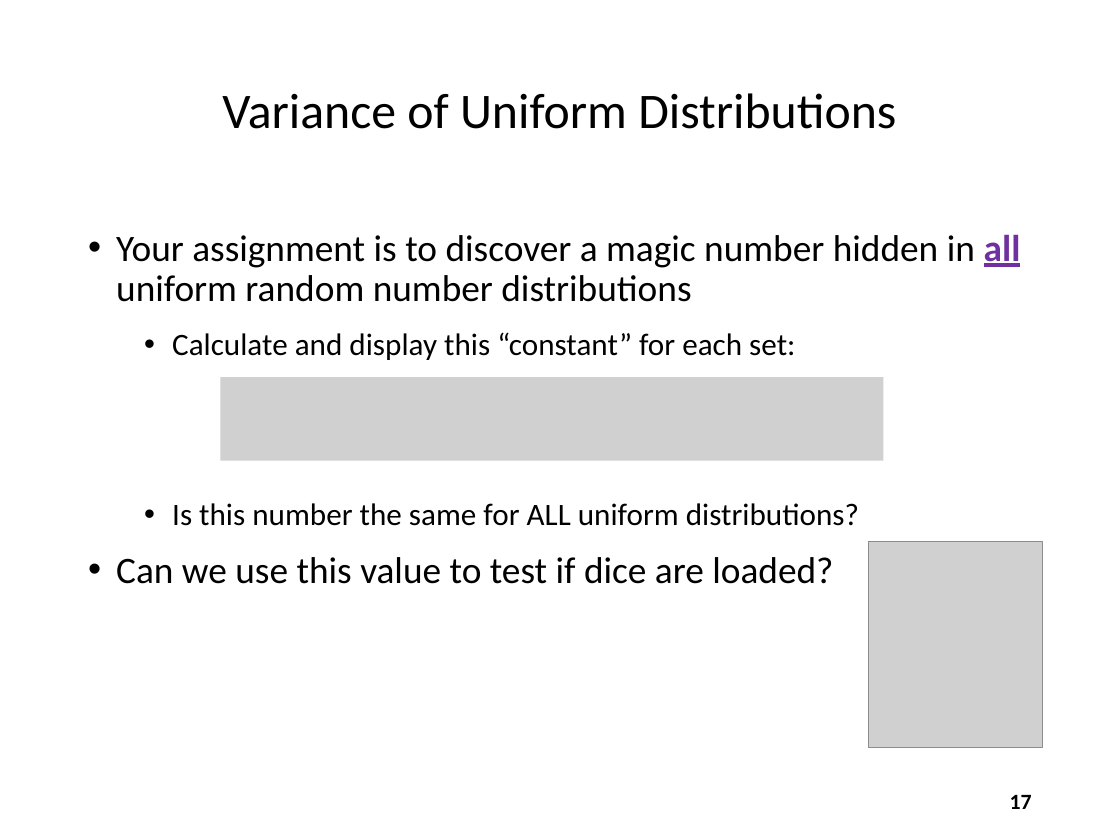
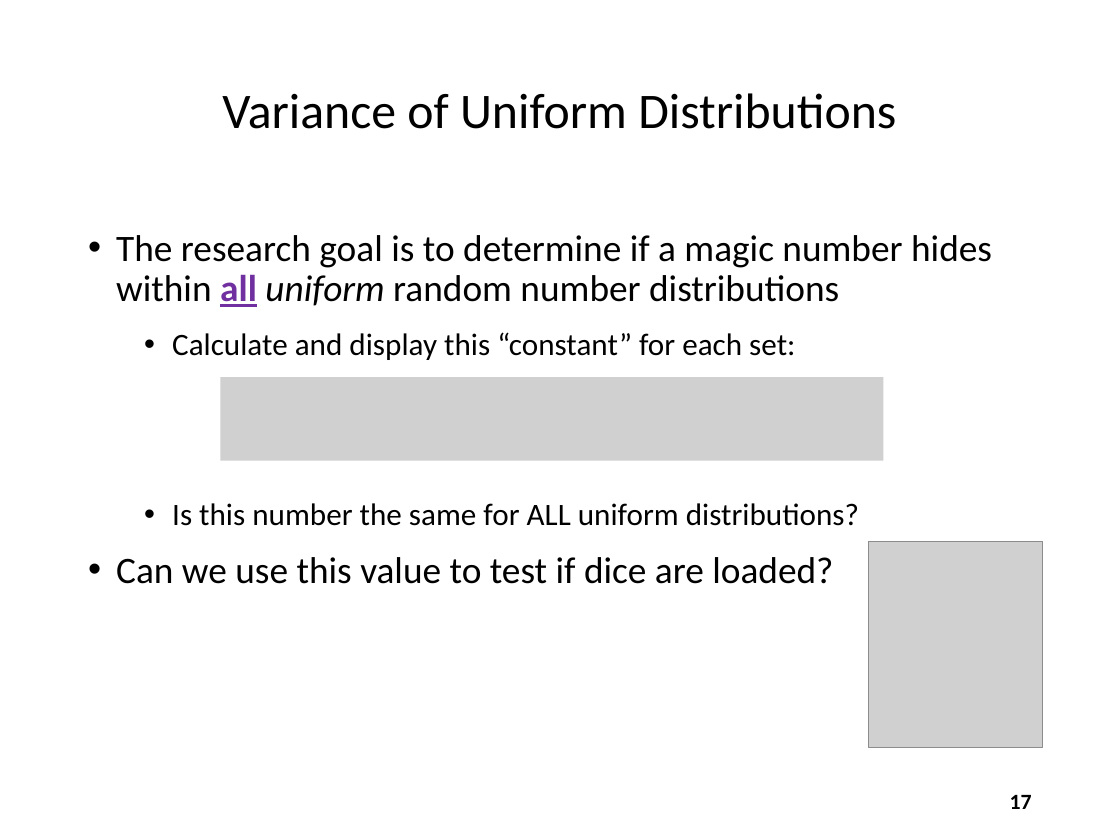
Before and after one commit to dbiersach/scicomp101, a slide deck: slide 17 of Session 07 - Probability and Statistics/Session 07 - Probability and Statistics.pptx. Drawn at 1120x840 pixels with LibreOffice and Linux fonts; fonts in the diff are those of the drawing; grey boxes stand for pictures. Boxes give left, top, right and bottom in pixels: in the first picture for what was removed or moved away, otherwise in the second. Text is boxed around its words. In the diff, an @@ line names an element or a change of style, - is before the commit and + after.

```diff
--- a/Session 07 - Probability and Statistics/Session 07 - Probability and Statistics.pptx
+++ b/Session 07 - Probability and Statistics/Session 07 - Probability and Statistics.pptx
@@ text at (x1=116, y1=235, x2=992, y2=307): text changed @@
-• Your assignment is to discover a magic number hidden in all uniform random number distributions
+• The research goal is to determine if a magic number hides within all uniform random number distributions
```
Also in this commit, not shown: 9 other slides changed, 1 slide added, 7 other files.
